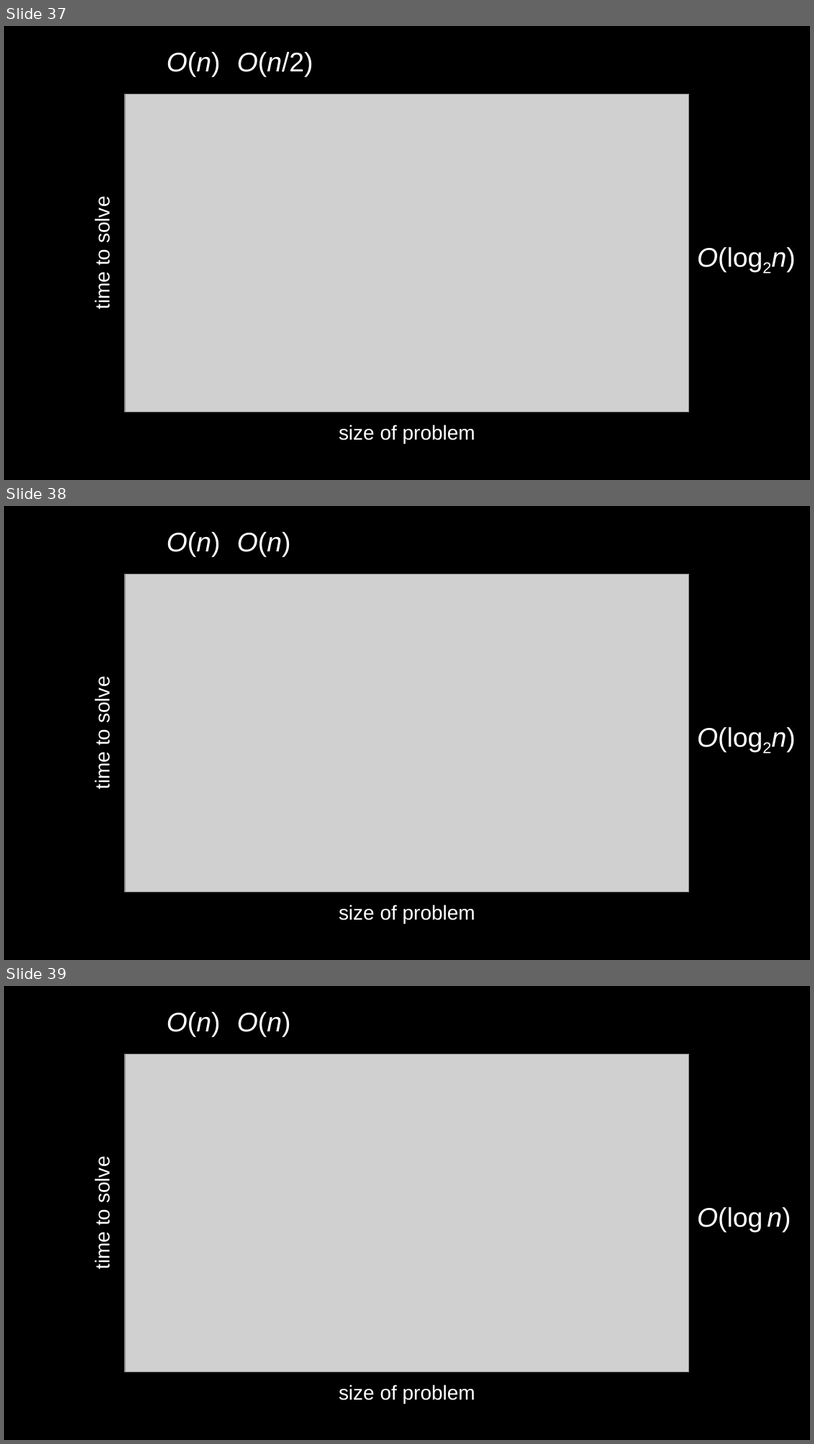
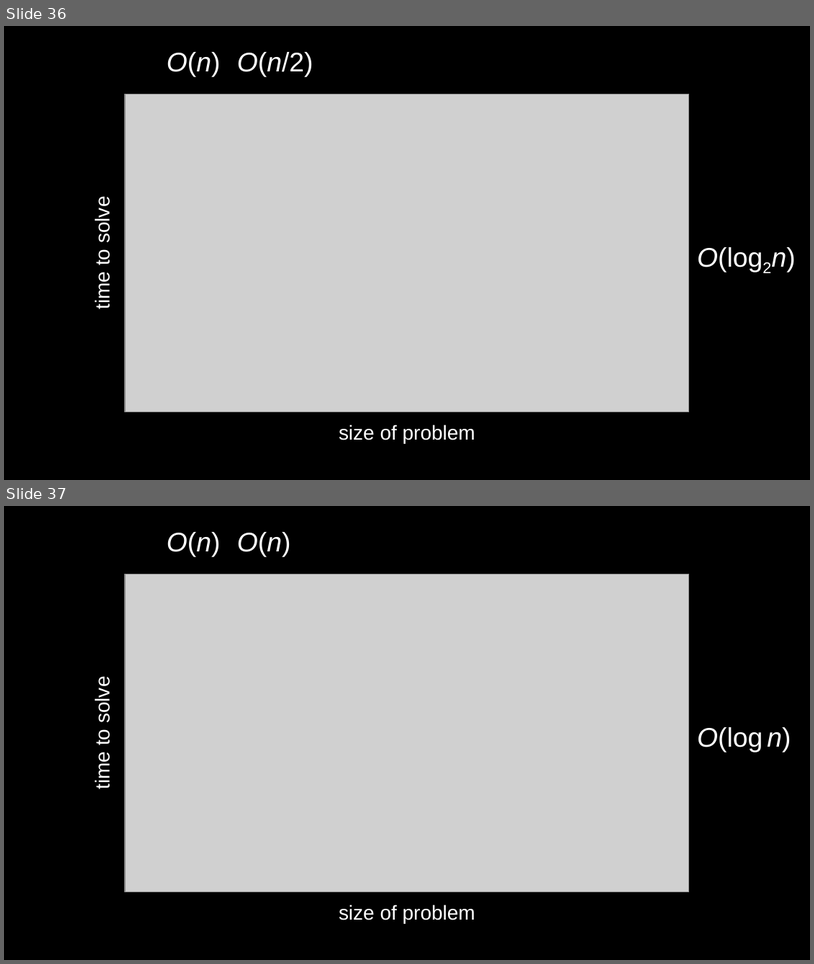
Before and after one commit to SQ4007-2025/website, a slide deck: docs/lectures/slides_4.pptx. Shown one above the other, each under a label of ours: slides 37, 38 and 39 before the commit, slides 36 and 37 after it. The pictures are 814x1444 and 814x964 pixels, drawn with LibreOffice and Linux fonts; fonts in the diff are those of the drawing; grey boxes stand for pictures. Boxes give left, top, right and bottom in pixels: in the first picture for what was removed or moved away, otherwise in the second. Text is boxed around its words. In the diff, an @@ line names an element or a change of style, - is before the commit and + after.

```diff
--- a/docs/lectures/slides_4.pptx
+++ b/docs/lectures/slides_4.pptx
@@ slide 38 removed at <box>4,506,810,960</box>, background #000000 @@
@@ text removed at <box>167,532,221,557</box> @@
-O(n)
@@ text removed at <box>237,532,291,557</box> @@
-O(n)
@@ picture removed at <box>125,574,689,891</box> @@
@@ text removed at <box>91,680,113,789</box> @@
-time to solve
@@ text removed at <box>697,727,763,752</box> @@
-O(log2n)
@@ text removed at <box>339,904,476,923</box> @@
-size of problem
@@ what was slide 37 is now slide 36 @@
@@ what was slide 39 is now slide 37 @@
```
Also in this commit, not shown: 2 other slides removed, 4 other files.
